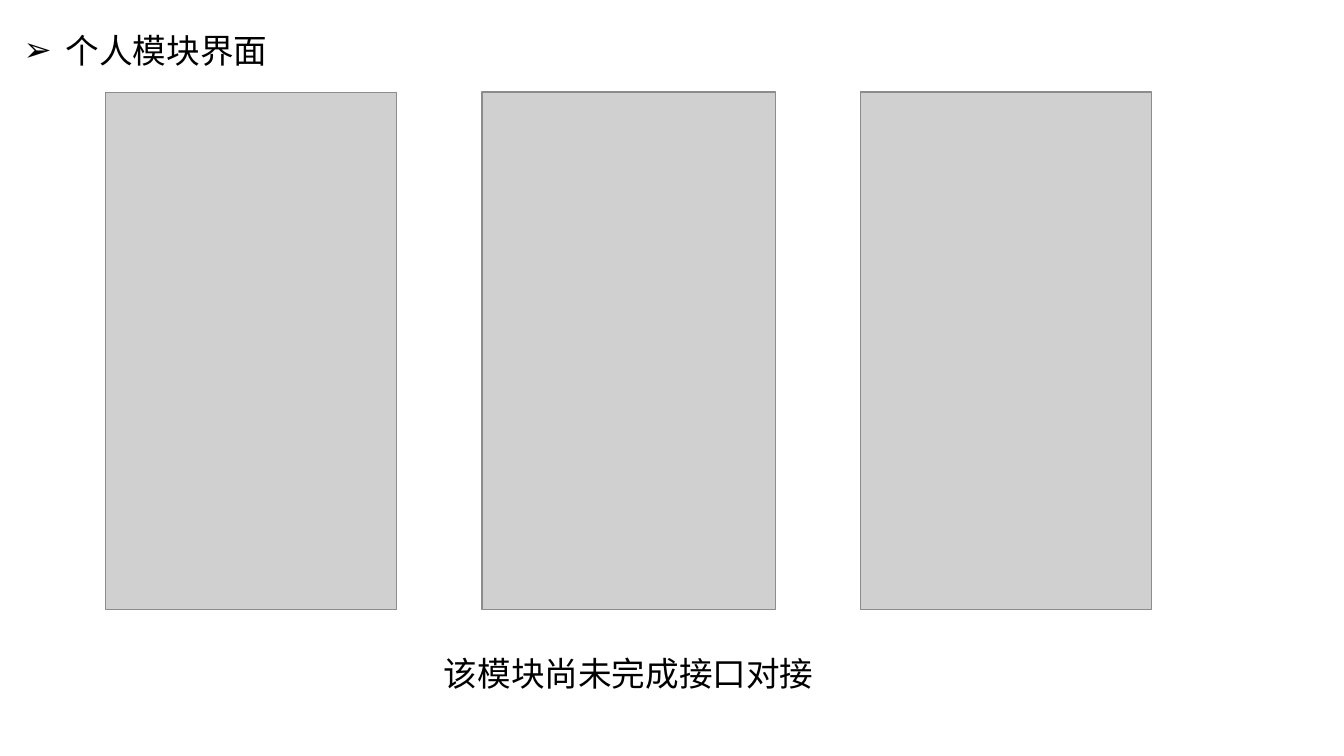
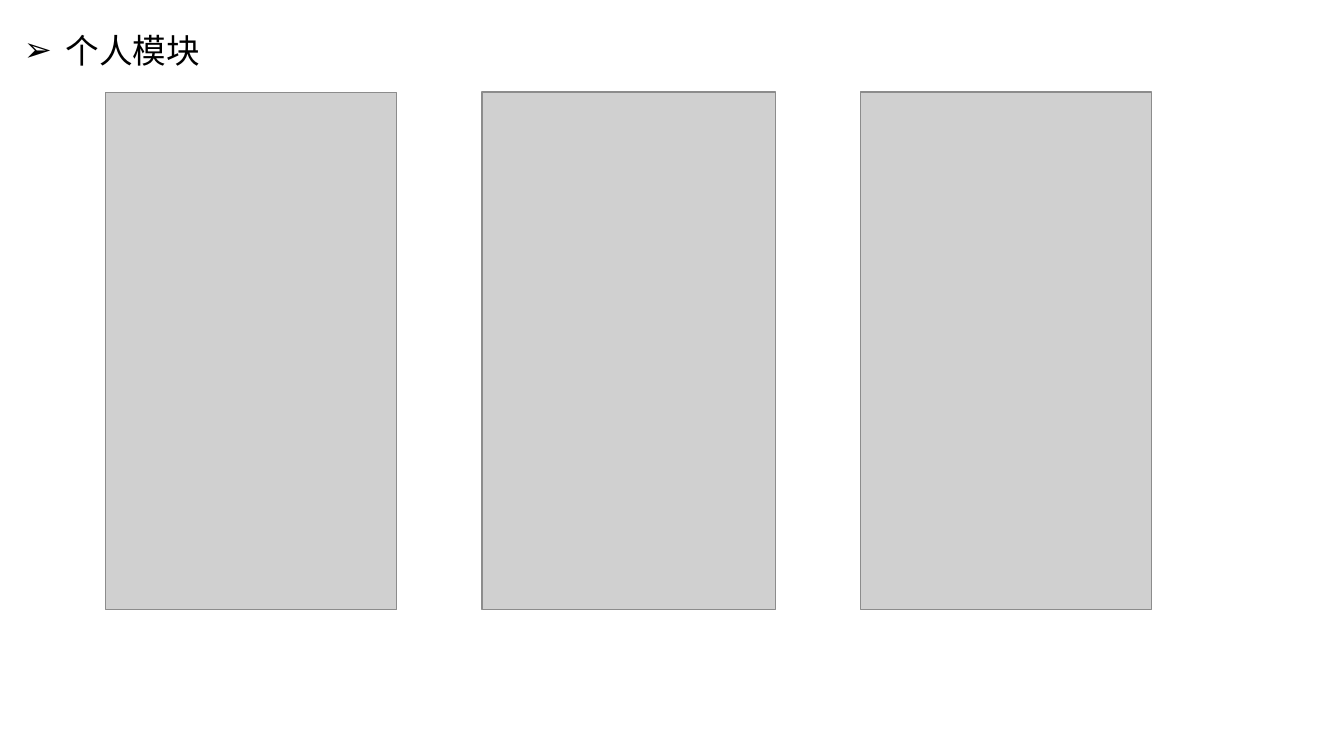
Before and after one commit to wenwudeng/MyDocument, a slide deck: slide 14 of 中期答辩/宠物生活APP的设计与实现.pptx (slide 13 before the commit). Drawn at 1344x756 pixels with LibreOffice and Linux fonts; fonts in the diff are those of the drawing; grey boxes stand for pictures. Boxes give left, top, right and bottom in pixels: in the first picture for what was removed or moved away, otherwise in the second. Text is boxed around its words. In the diff, an @@ line names an element or a change of style, - is before the commit and + after.

```diff
--- a/中期答辩/宠物生活APP的设计与实现.pptx
+++ b/中期答辩/宠物生活APP的设计与实现.pptx
@@ text at [66, 34, 200, 66]: text changed @@
-➢ 个人模块界面
+➢ 个人模块
@@ text removed at [444, 657, 814, 689] @@
-该模块尚未完成接口对接
```
Also in this commit, not shown: 9 other slides changed, 1 slide added.
